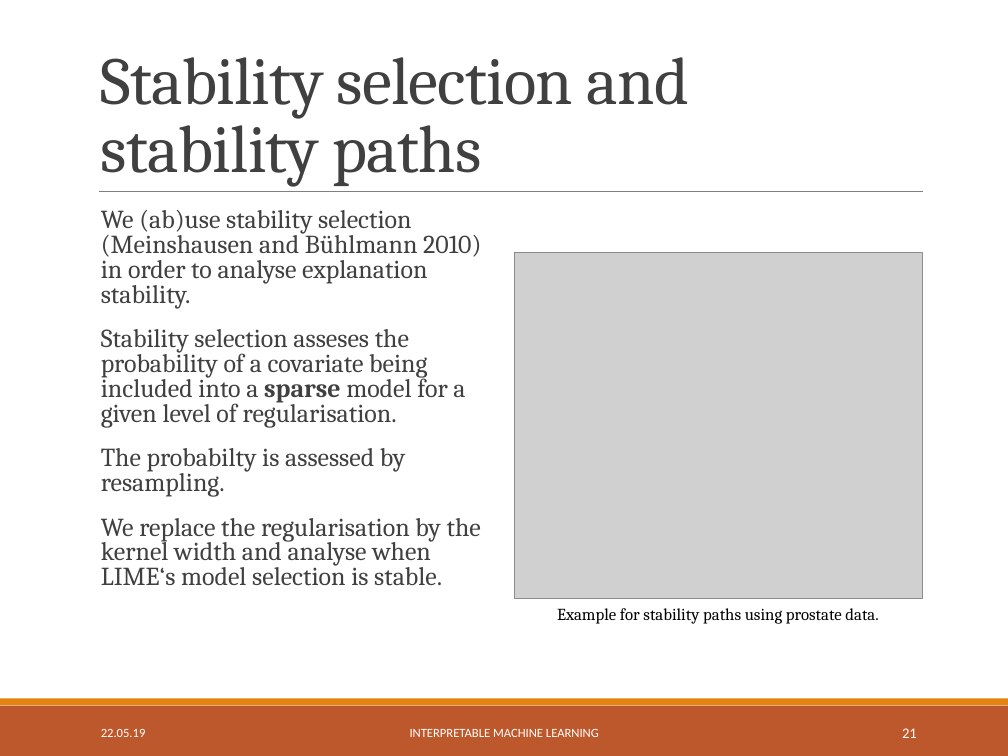
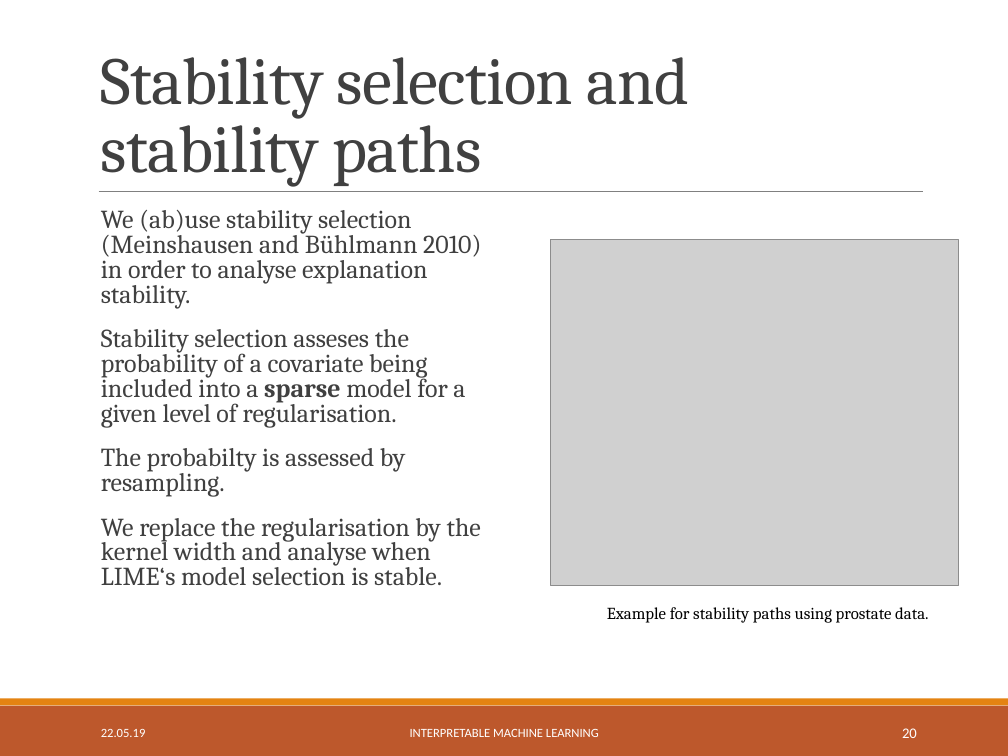
Before and after one commit to slds-lmu/iml_methods_limitations, a slide deck: slide 21 of Slides/LIME-neighbourhood.pptx (slide 22 before the commit). Drawn at 1008x756 pixels with LibreOffice and Linux fonts; fonts in the diff are those of the drawing; grey boxes stand for pictures. Boxes give left, top, right and bottom in pixels: in the first picture for what was removed or moved away, otherwise in the second. Text is boxed around its words. In the diff, an @@ line names an element or a change of style, - is before the commit and + after.

```diff
--- a/Slides/LIME-neighbourhood.pptx
+++ b/Slides/LIME-neighbourhood.pptx
@@ picture: place and size @@
-picture at (514,252,922,598)
+picture at (550,239,959,585)
@@ text "Example for stability paths using ...": place and size @@
-text "Example for stability paths using ..." at (557,608,878,624)
+text "Example for stability paths using ..." at (607,607,928,623)
@@ page number at (902,728,917,738): text changed @@
-21
+20
```
Also in this commit, not shown: 3 other slides changed, 1 slide removed, 3 other files.
